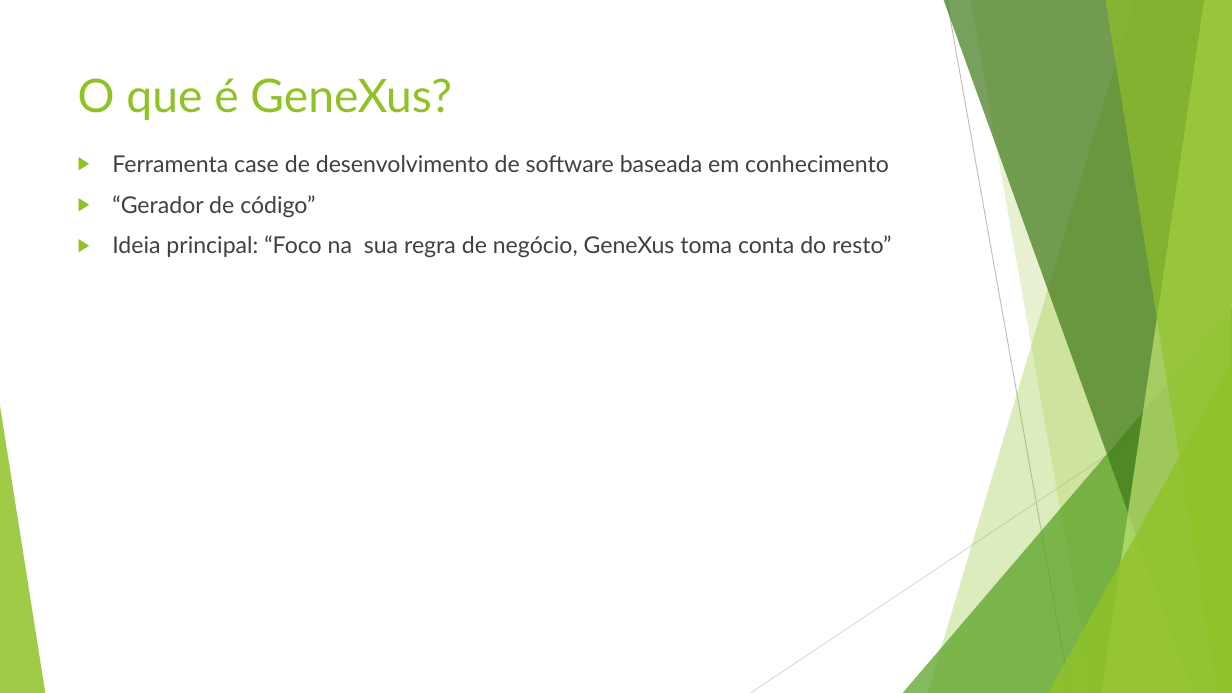
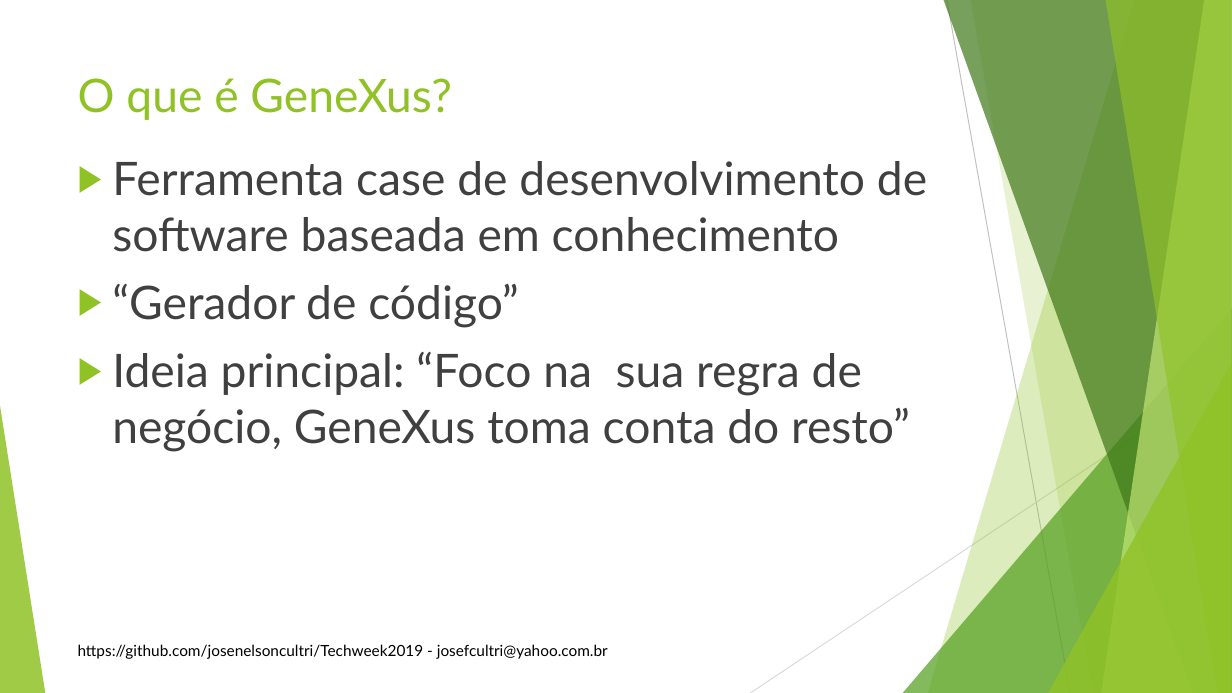
Before and after one commit to josenelsoncultri/Techweek2019, a slide deck: slide 2 of Techweek2019.pptx. Drawn at 1232x693 pixels with LibreOffice and Linux fonts; fonts in the diff are those of the drawing; background and template pictures are left out. Boxes give left, top, right and bottom in pixels: in the first picture for what was removed or moved away, otherwise in the second. Text is boxed around its words. In the diff, an @@ line names an element or a change of style, - is before the commit and + after.

```diff
--- a/Techweek2019.pptx
+++ b/Techweek2019.pptx
@@ text "Ferramenta case de desenvolvimento de ..." at <box>112,161,927,452</box>: size 18 to 36 pt @@
@@ text added at <box>78,644,608,659</box>, 12 pt, text #000000 @@
+https://github.com/josenelsoncultri/Techweek2019 - josefcultri@yahoo.com.br
```
Also in this commit, not shown: 14 other slides changed, 2 slides added.
